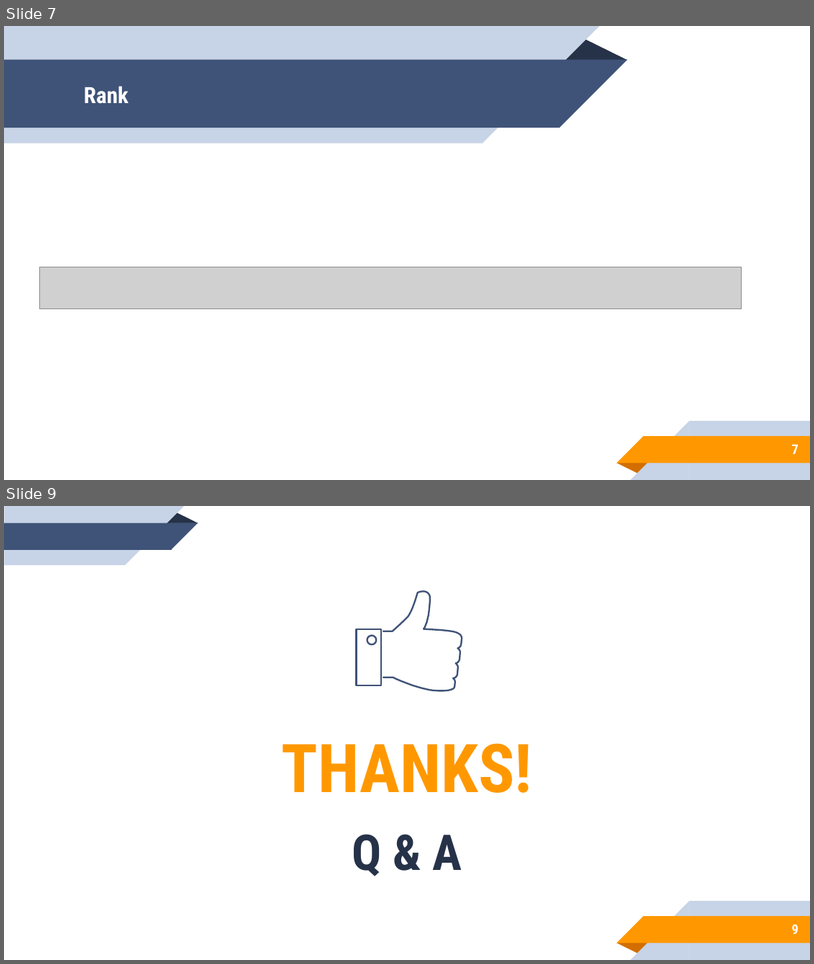
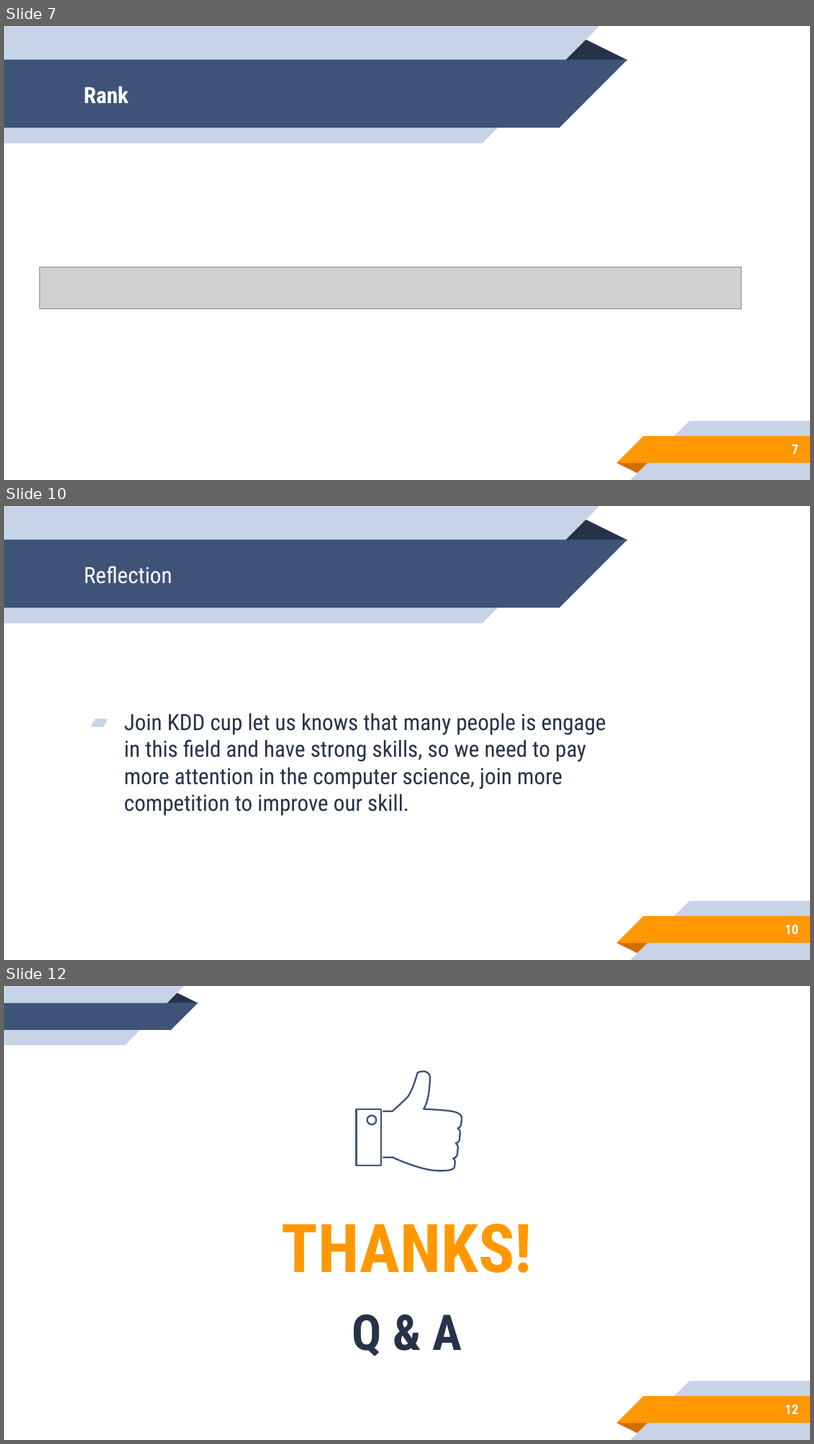
Before and after one commit to tping812/108-NN-homework2, a slide deck: M10715090/kddcup期末報告.pptx. Shown one above the other, each under a label of ours: slides 7 and 9 before the commit, slides 7, 10 and 12 after it; the slides between them are not shown. The pictures are 814x964 and 814x1444 pixels, drawn with LibreOffice and Linux fonts; fonts in the diff are those of the drawing; grey boxes stand for pictures. Boxes give left, top, right and bottom in pixels: in the first picture for what was removed or moved away, otherwise in the second. Text is boxed around its words. In the diff, an @@ line names an element or a change of style, - is before the commit and + after.

```diff
--- a/M10715090/kddcup期末報告.pptx
+++ b/M10715090/kddcup期末報告.pptx
@@ slide 10 added at <box>4,506,810,960</box>, background #FFFFFF; not listed: 10 template elements that a slide beside it also shows @@
@@ title added at <box>84,566,172,584</box>, 20 pt, text #FFFFFF @@
+Reflection
@@ text added at <box>124,713,607,816</box>, 20 pt, text #263248 @@
+▰ Join KDD cup let us knows that many people is engage in this field and have strong skills, so we need to pay more attention in the computer science, join more competition to improve our skill.
@@ page number added at <box>785,924,799,934</box>, 12 pt, text #FFFFFF, bold @@
+10
@@ what was slide 9 is now slide 12 @@
@@ page number at <box>785,1404,799,1414</box>: text changed @@
-9
+12
```
Also in this commit, not shown: 1 slide changed, 2 other slides added.
